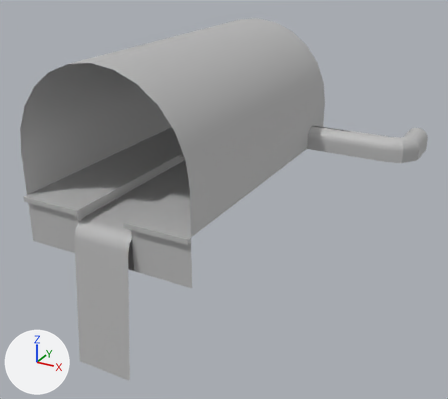
Two versions of the FBX model TrialsForAGod/Assets/Meshes/sewerA.fbx, one commit apart.
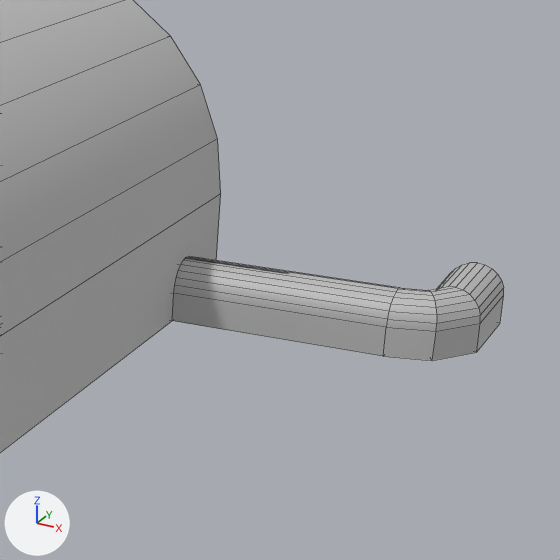
Each version appears first whole from a camera (50 mm lens) standing at (53.0, -44.2, 19.2) and looking at (29.3, -1.1, -2.4), and next in a close-up on the part from 55% to 100% of the width and 8% to 59% of the height. Every picture has the same lights, and +X, +Y and +Z are marked at lower left. The close-ups show mesh edges as thin lines. Where no turn or scale is listed for an object, it has been applied to the vertices.

Names of what the first close-up shows: 'sewerA'.
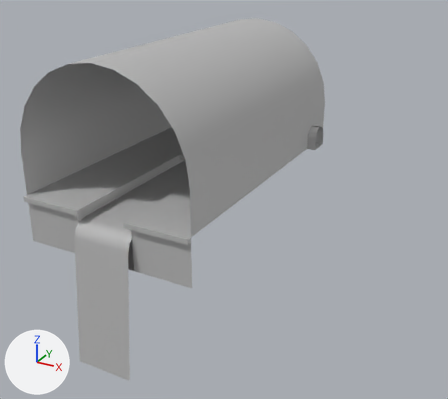
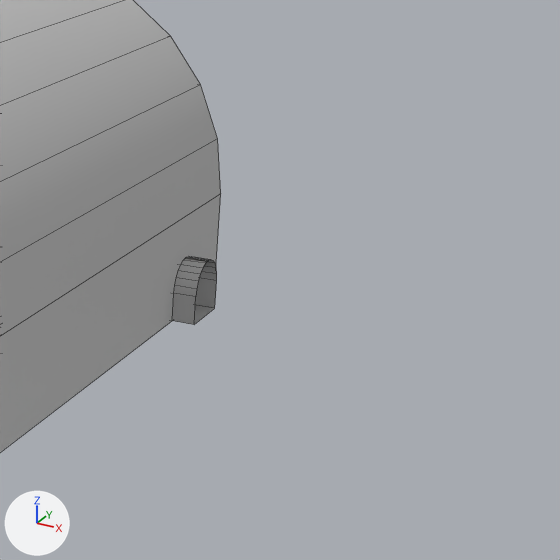
Pixel boxes [x1, y1, x2, y2] of what changed, in the close-ups (560 x 560 px):
'sewerA', reshaped: before [0, 0, 504, 452]; after [0, 0, 221, 452]
part 1 of me_mesh, cut back: before [172, 256, 504, 361]; after [172, 256, 217, 325]

What changed in the scene script:
```text
Change me_mesh:
    used by ob_sewera; location = (28.08, -0.73, -1.0)
    remove me_mesh.from_pydata(...)  # 188 vertices, 140 faces; spans x -10.0..14.9, y -13.2..15.2, z -12.0..12.0
    add me_mesh.from_pydata(...)  # 140 vertices, 92 faces; spans x -10.0..5.8, y -13.2..15.2, z -12.0..12.0
    me_mesh part 1
    48 vertices are removed from x 12.8..14.9, y 9.5..14.3, z 1.0..3.0
    48 faces are deleted
    16 vertices in x 12.3, y 9.1..11.1, z 1.0..3.0 move by (-6.5, 0.0, 0.0)
```
